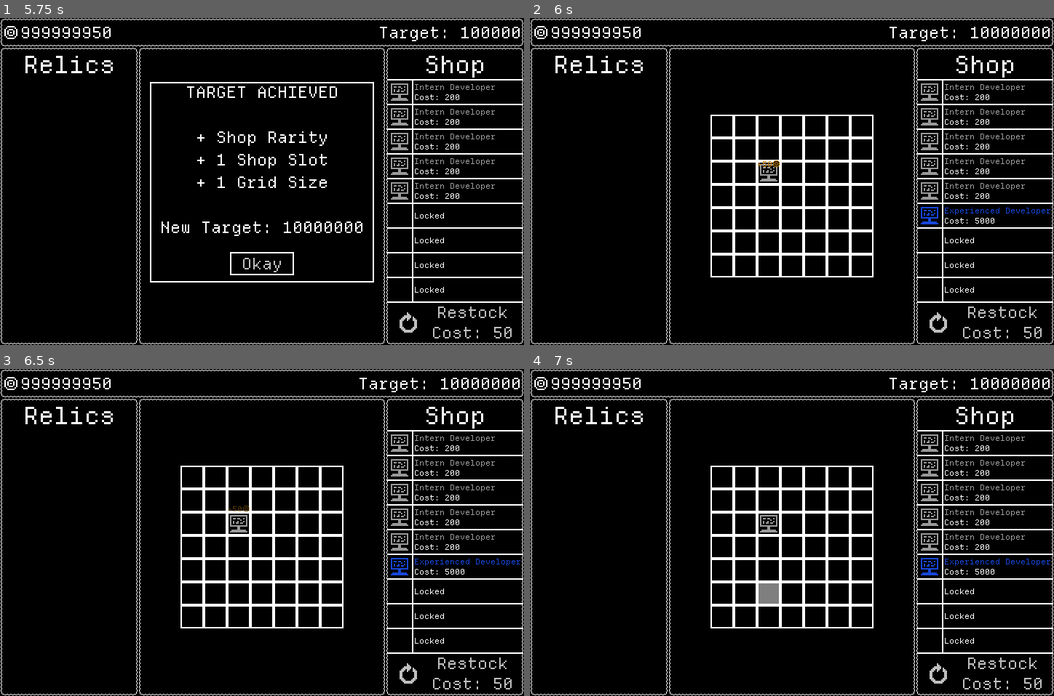
Above: before the commit, frames 1-4 (two rows, left to right).
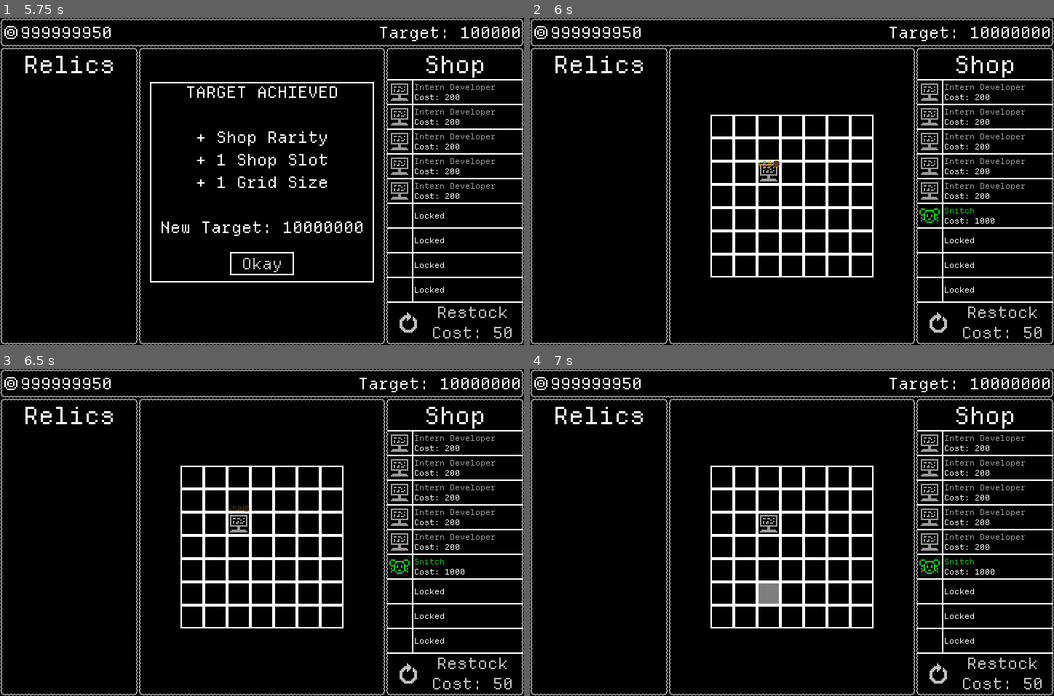
Above: after the commit, the same moments.

Repository: GemDust0/TooBigToFail
Game: Godot game, scene res://Scenes/CorporateSim.tscn
The game is run twice, just before and just after one commit, with the same random seed, the same clock (stepped at 60 frames per second) and the same inputs. This scene is started directly instead of the project's main scene.
Inputs (mouse positions are in pixels of both pictures, inside the frame that each line leads up to):
- Up to frame 1 (5.75 s): click "Restock Cost: 50" at 0.5 s; click "Restock Cost: 50" at 1.25 s; click "Restock Cost: 50" at 2 s; click "Okay" at 2.75 s; tap Enter (enter) at 3.5, 5 s; move the mouse to (377, 165) at 3.52 s; hold Enter (enter) 3.53-4.28 s; click (377, 165) at 3.67 s; tap Space at 4.25 s; move the mouse to (157, 197) at 4.27 s; click (157, 197) at 4.35 s; move the mouse to (314, 109) at 5.02 s; hold Enter (enter) from 5.03 s (still down); click (314, 109) at 5.17 s
- Up to frame 2 (6 s): release Enter (enter) at 5.75 s; click "Okay" at 5.75 s
- Up to frame 3 (6.5 s): no input
- Up to frame 4 (7 s): tap Space at 6.5 s; move the mouse to (765, 597) at 6.52 s; click (765, 597) at 6.6 s

Frame 1 is identical in both runs. In frame 2, 0.2% of the frame differs, in the area x 74-100%, y 57-64%; in frame 3, 0.2%; in frame 4, 0.2%.

Commit message:
Fixed rarity weights

Diff:
--- a/Scripts/EmployeeShop.gd
+++ b/Scripts/EmployeeShop.gd
@@ -9,7 +9,7 @@
 var slot_expensive_color: Color = Color(0.65, 0.065, 0.163, 0.498)
 var held: ShopSlot = null
 var shop_level: int = 1
-var weights: Array[int] = [0, 50, 55, 85, 95, 100]
+var weights: Array[int] = [0, 50, 70, 85, 95, 100]
 
 @onready var slots_node: VBoxContainer = $Slots
 @onready var slot_highlight: ColorRect = $SlotHighlight
